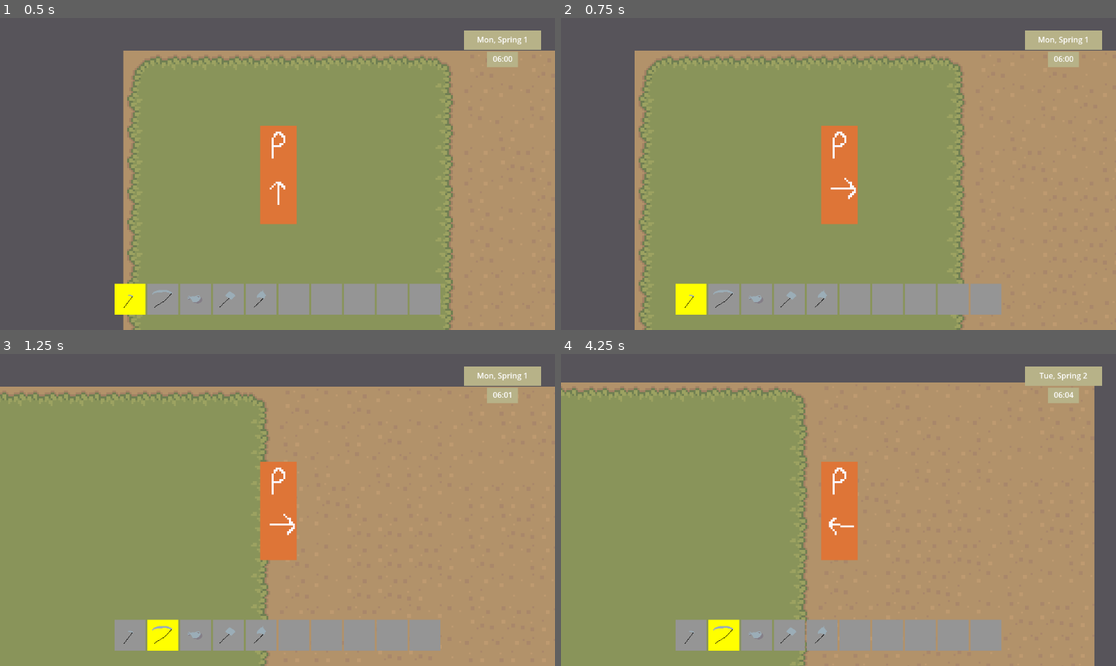
Above: before the commit, frames 1-4 (two rows, left to right).
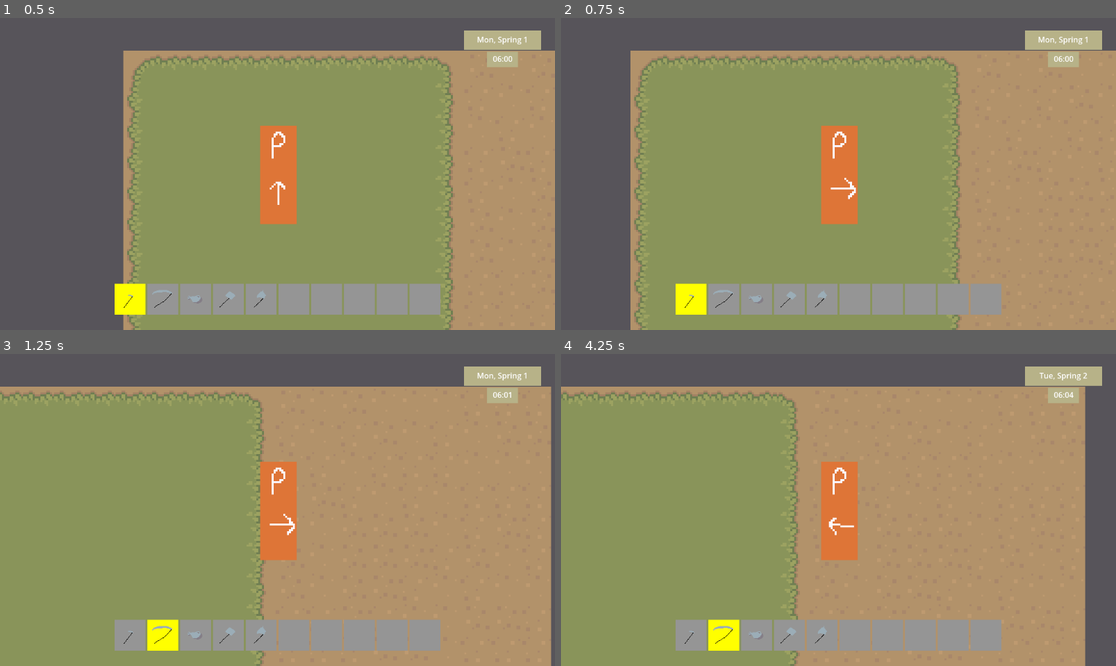
Above: after the commit, the same moments.

Repository: ellis-matthew4/farming-game-framework
Game: Godot game, scene res://scenes/map.tscn
The game is run twice, just before and just after one commit, with the same random seed, the same clock (stepped at 60 frames per second) and the same inputs. The project has no main scene, so this scene is started directly.
Inputs (mouse positions are in pixels of both pictures, inside the frame that each line leads up to):
- Up to frame 1 (0.5 s): no input
- Up to frame 2 (0.75 s): tap Enter at 0.5 s; move the mouse to (960, 158) at 0.52 s; hold D (move_right) from 0.53 s (still down); tap Space (player_interact) at 0.6 s; click (960, 158) at 0.67 s
- Up to frame 3 (1.25 s): keep holding D (move_right); tap Mouse wheel down (ux_mwd) at 0.8 s
- Up to frame 4 (4.25 s): move the mouse to (727, 525) at 1.27 s; release D (move_right) at 1.28 s; hold S (move_down) 1.28-2.03 s; tap Mouse wheel down (ux_mwd) at 1.35, 3.05, 3.6 s; tap Mouse wheel up (ux_mwu) at 1.55, 2.1, 3.8 s; move the mouse to (894, 441) at 2.02 s; hold D (move_right) 2.03-2.78 s; tap Space (player_interact) at 2.3, 2.85 s; move the mouse to (810, 572) at 2.77 s; hold W (move_up) 2.78-3.53 s; click (810, 572) at 2.92 s; move the mouse to (1005, 556) at 3.52 s; hold A (move_left) from 3.53 s (still down); tap Shift (player_cancel) at 4.15 s

Frame 1 is identical in both runs. In frame 2, 3.2% of the frame differs, in the area x 12-73%, y 10-100%; in frame 3, 1.9%; in frame 4, 4.6%, in the area x 0-97%, y 9-100%.
Error after the commit: Invalid access to property or key 'focused_index' on a base object of type 'Control (quick_inventory.gd)'. (res://scripts/player.gd:65)

Commit message:
Implemented Grid and Player Snap

Diff:
--- a/src/scripts/debug.gd
+++ b/src/scripts/debug.gd
@@ -4,7 +4,7 @@
 	_refresh()
 
 func _process_text(hash):
-	var result = ""
+	var result = "fps: " + str(Engine.get_frames_per_second()) + "\n"
 	for key in hash.keys():
 		result += key + ": " + str(hash[key]) + "\n"
 	return result
--- a/src/scripts/globals.gd
+++ b/src/scripts/globals.gd
@@ -13,6 +13,7 @@
 var time_stopped = false
 var day = 0
 var inventory = []
+var map_grid_size = 16
 
 # Instances - Important dynamically-loaded "singletons"
 var player
--- /dev/null
+++ b/src/scripts/grid.gd
@@ -0,0 +1,41 @@
+extends Node
+
+class_name Grid
+
+var rows
+var columns
+var maxv
+
+var i = 1
+
+func _init(r, c):
+	rows = r
+	columns = c
+	maxv = r * c
+
+func get_next():
+	i += 1
+	if i > maxv:
+		i = i - maxv
+	return i
+
+func get_previous():
+	i -= 1
+	if i < 1:
+		i = i + maxv
+	return i
+
+func get_current():
+	return i
+
+func get_next_row():
+	i += columns
+	if i > maxv:
+		i -= maxv
+	return i
+
+func get_previous_row():
+	i -= columns
+	if i < 1:
+		i += maxv
+	return i
--- a/src/scripts/ingame_menu.gd
+++ b/src/scripts/ingame_menu.gd
@@ -1,14 +1,13 @@
 extends Control
 
-enum { UP, DOWN, LEFT, RIGHT }
+enum { UP, DOWN, LEFT, RIGHT, SELF }
 @onready var InventoryGrid = get_node('ColorRect/VBoxContainer/Inventory/VBoxContainer/Grid')
 @onready var MenuSelection = get_node('ColorRect/VBoxContainer/MenuSelection')
 var can_hide = false
-var focused_menu_index = 1
-var focused_inventory_index = 1
 var focused_menu = 0
-var menu_count = 3
 var can_change_focus = true
+var menu_grid = Grid.new(1, 3)
+var inv_grid = Grid.new(Globals.max_inventory_slots / 10, 10)
 
 func _ready():
 	_change_focus_menu(1, 1)
@@ -19,50 +18,48 @@
 	if focused_menu == 0:
 		if Input.is_action_just_pressed("player_interact"):
 			focused_menu = 1
-			if focused_menu_index == 1:
+			if _get_neighbor_menu(SELF) == 1:
 				_change_focus_inventory(1, 1)
 		elif Input.is_action_just_pressed("ux_left"):
-			_change_focus_menu(focused_menu_index, _get_neighbor_menu(LEFT))
+			_change_focus_menu(_get_neighbor_menu(SELF), _get_neighbor_menu(LEFT))
 		elif Input.is_action_just_pressed("ux_right"):
-			_change_focus_menu(focused_menu_index, _get_neighbor_menu(RIGHT))
+			_change_focus_menu(_get_neighbor_menu(SELF), _get_neighbor_menu(RIGHT))
 		elif can_hide and (Input.is_action_just_pressed("ux_menu") or Input.is_action_just_pressed("player_cancel")):
 			Globals.close_menu(self)
 	if focused_menu == 1:
 		if Input.is_action_just_pressed("ux_left"):
-			_change_focus_inventory(focused_inventory_index, _get_neighbor(LEFT))
+			_change_focus_inventory(_get_neighbor(SELF), _get_neighbor(LEFT))
 		elif Input.is_action_just_pressed("ux_right"):
-			_change_focus_inventory(focused_inventory_index, _get_neighbor(RIGHT))
+			_change_focus_inventory(_get_neighbor(SELF), _get_neighbor(RIGHT))
 		elif Input.is_action_just_pressed("ux_up"):
-			_change_focus_inventory(focused_inventory_index, _get_neighbor(UP))
+			_change_focus_inventory(_get_neighbor(SELF), _get_neighbor(UP))
 		elif Input.is_action_just_pressed("ux_down"):
-			_change_focus_inventory(focused_inventory_index, _get_neighbor(DOWN))
+			_change_focus_inventory(_get_neighbor(SELF), _get_neighbor(DOWN))
 		elif Input.is_action_just_pressed("player_cancel"):
 			focused_menu = 0
-			_change_focus_inventory(focused_inventory_index, -1)
+			_change_focus_inventory(_get_neighbor(SELF), -1)
 
 func _get_neighbor(direction):
-	var maxv = Globals.unlocked_inventory_slots
-	var slot_number = focused_inventory_index
 	match(direction):
 		UP:
-			var new = slot_number - 10
-			return new if new > 0 else new + maxv
+			return inv_grid.get_previous_row()
 		DOWN:
-			var new = slot_number + 10
-			return new if new < maxv else new - maxv
+			return inv_grid.get_next_row()
 		LEFT:
-			return slot_number - 1 if slot_number > 1 else maxv
+			return inv_grid.get_previous()
 		RIGHT:
-			return slot_number + 1 if slot_number < maxv else 1
+			return inv_grid.get_next()
+		SELF:
+			return inv_grid.get_current()
 
 func _get_neighbor_menu(direction):
-	var maxv = menu_count
-	var slot_number = focused_menu_index
 	match(direction):
 		LEFT:
-			return slot_number - 1 if slot_number > 1 else maxv
+			return menu_grid.get_previous()
 		RIGHT:
-			return slot_number + 1 if slot_number < maxv else 1
+			return menu_grid.get_next()
+		SELF:
+			return menu_grid.get_current()
 
 func _change_focus_inventory(old, new):
 	if new > Globals.unlocked_inventory_slots or new < 1:
@@ -72,7 +69,6 @@
 		print("ERR: INVALID INDEX _change_focus_inventory")
 	InventoryGrid.get_child(old - 1).color = Color.WHITE
 	InventoryGrid.get_child(new - 1).color = Color.GRAY
-	focused_inventory_index = new
 	_wait_and_reset(0.125)
 
 func _change_focus_menu(old, new):
@@ -93,7 +89,6 @@
 			$ColorRect/VBoxContainer/Inventory.hide()
 			$ColorRect/VBoxContainer/Stats.hide()
 			$ColorRect/VBoxContainer/Friendship.show()
-	focused_menu_index = new
 	_wait_and_reset(0.125)
 
 func _wait_and_reset(timeout):
--- a/src/scripts/pause_menu.gd
+++ b/src/scripts/pause_menu.gd
@@ -1,8 +1,7 @@
 extends Control
 
-var index = 1
-var max_index = 4
 var can_change_focus = true
+var grid = Grid.new(4, 1)
 
 func _ready():
 	get_tree().paused = true
@@ -10,11 +9,13 @@
 
 func _process(delta):
 	if Input.is_action_just_pressed("ux_down"):
+		defocus(_get_current())
 		focus(_get_next(), 0.125)
 	elif Input.is_action_just_pressed("ux_up"):
+		defocus(_get_current())
 		focus(_get_prev(), 0.125)
 	elif Input.is_action_just_pressed("player_interact"):
-		match(index):
+		match(grid.get_current()):
 			1:	# Resume
 				get_tree().paused = false
 				Globals.menuLayer.menu_hide(self)
@@ -24,20 +25,20 @@
 				pass
 			4:	# Load
 				pass
+			_:
+				print("ERR: PauseMenuIndexOutOfBounds: " + str(grid.get_current()))
 
 func _get_next():
-	return get_node("ColorRect/VBoxContainer/ColorRect" + str(index + 1 if index < max_index else 1))
+	return get_node("ColorRect/VBoxContainer/ColorRect" + str(grid.get_next()))
 
 func _get_prev():
-	return get_node("ColorRect/VBoxContainer/ColorRect" + str(index + 1 if index < max_index else 1))
+	return get_node("ColorRect/VBoxContainer/ColorRect" + str(grid.get_previous()))
 
 func _get_current():
-	return get_node("ColorRect/VBoxContainer/ColorRect" + str(index))
+	return get_node("ColorRect/VBoxContainer/ColorRect" + str(grid.get_current()))
 
 func focus(node, timeout):
-	defocus(_get_current())
 	node.color = Color.DARK_GRAY
-	index = int(node.get_name().substr(9, -1))
 	_wait_and_reset(timeout)
 
 func defocus(node):
--- a/src/scripts/player.gd
+++ b/src/scripts/player.gd
@@ -2,6 +2,11 @@
 
 enum DIRS { DOWN, UP, LEFT, RIGHT }
 var facing = DIRS.DOWN
+var vertical = DIRS.DOWN
+var horizontal = DIRS.RIGHT
+var moving = false
+
+var snap = Globals.map_grid_size
 
 func _ready():
 	Globals.player = self
@@ -9,17 +14,6 @@
 
 func _physics_process(delta):
 	if not Globals.movement_blocked:
-		var xdirection = Input.get_axis("move_left", "move_right")
-		if xdirection:
-			velocity.x = xdirection * Globals.WALK_SPEED
-		else:
-			velocity.x = move_toward(velocity.x, 0, Globals.WALK_SPEED)
-		var ydirection = Input.get_axis("move_up", "move_down")
-		if ydirection:
-			velocity.y = ydirection * Globals.WALK_SPEED
-		else:
-			velocity.y = move_toward(velocity.y, 0, Globals.WALK_SPEED)
-
 		if Input.is_action_just_pressed("player_interact"):
 			velocity = Vector2(0,0)
 			_interact()
@@ -32,22 +26,40 @@
 		elif Input.is_action_just_pressed("ux_debug"):
 			Globals.menuLayer.debug_menu()
 
-		_handle_walk_animation()
+		_handle_walk()
 		move_and_slide()
 
-func _handle_walk_animation():
-	if Input.is_action_just_pressed("move_right"):
+func _handle_walk():
+	if Input.is_action_pressed("move_right"):
 		$AnimatedSprite2D.play("right")
+		moving = true
 		facing = DIRS.RIGHT
-	elif Input.is_action_just_pressed("move_left"):
+		horizontal = DIRS.RIGHT
+		velocity = Vector2.RIGHT * Globals.WALK_SPEED
+	elif Input.is_action_pressed("move_left"):
 		$AnimatedSprite2D.play("left")
+		moving = true
 		facing = DIRS.LEFT
-	elif Input.is_action_just_pressed("move_down"):
+		horizontal = DIRS.LEFT
+		velocity = Vector2.LEFT * Globals.WALK_SPEED
+	elif Input.is_action_pressed("move_down"):
 		$AnimatedSprite2D.play("down")
+		moving = true
 		facing = DIRS.DOWN
-	elif Input.is_action_just_pressed("move_up"):
+		vertical = DIRS.DOWN
+		velocity = Vector2.DOWN * Globals.WALK_SPEED
+	elif Input.is_action_pressed("move_up"):
 		$AnimatedSprite2D.play("up")
+		moving = true
 		facing = DIRS.UP
+		vertical = DIRS.UP
+		velocity = Vector2.UP * Globals.WALK_SPEED
+	else:
+		if _snapped():
+			velocity = Vector2(0,0)
+			global_position = _snap()
+		else:
+			velocity = _get_snap_vector() * Globals.WALK_SPEED
 
 func _interact():
 	var slot = Globals.menuLayer.get_node("quick_inventory").focused_index - 1
@@ -60,3 +72,20 @@
 
 func _cancel():
 	pass
+
+func _snapped():
+	return global_position.distance_to(_snap()) < 4
+
+func _get_snap_vector():
+	return global_position.direction_to(_snap())
+
+func _snap():
+	var x = int(global_position.x)
+	var y = int(global_position.y)
+	var x_modifier = 1 if horizontal == DIRS.RIGHT else -1
+	var y_modifier = 1 if vertical == DIRS.DOWN else -1
+	while x % snap != 0 or y % snap != 0:
+		x += x_modifier if x % snap != 0 else 0
+		y += y_modifier if y % snap != 0 else 0
+	print(Vector2(x,y))
+	return Vector2(x,y)
--- a/src/scripts/quick_inventory.gd
+++ b/src/scripts/quick_inventory.gd
@@ -1,6 +1,6 @@
 extends Control
 
-var focused_index = 1
+var grid = Grid.new(1, 10)
 
 func _ready():
 	_populate()
@@ -10,23 +10,27 @@
 	if Globals.can_accept_mw_input:
 		if Globals.keyboard:
 			if Input.is_action_just_released("ux_mwu"):
+				defocus(_get_current())
 				focus(_get_prev(), 0.01)
 			elif Input.is_action_just_released("ux_mwd"):
+				defocus(_get_current())
 				focus(_get_next(), 0.01)
 		else:
 			if Input.is_action_pressed("ux_left"):
+				defocus(_get_current())
 				focus(_get_prev(), 0.125)
 			elif Input.is_action_pressed("ux_right"):
+				defocus(_get_current())
 				focus(_get_next(), 0.125)
 
 func _get_next():
-	return get_node("HBoxContainer/ColorRect" + str(focused_index + 1 if focused_index < 10 else 1))
+	return get_node("HBoxContainer/ColorRect" + str(grid.get_next()))
 
 func _get_prev():
-	return get_node("HBoxContainer/ColorRect" + str(focused_index - 1 if focused_index > 1 else 10))
+	return get_node("HBoxContainer/ColorRect" + str(grid.get_previous()))
 
 func _get_current():
-	return get_node("HBoxContainer/ColorRect" + str(focused_index))
+	return get_node("HBoxContainer/ColorRect" + str(grid.get_current()))
 
 func _populate():
 	var inv = Globals.inventory
@@ -46,9 +50,7 @@
 	Globals.can_accept_mw_input = true
 
 func focus(node, timeout):
-	defocus(_get_current())
 	node.color = Color.YELLOW
-	focused_index = int(node.get_name().substr(9, -1))
 	_wait_and_reset(timeout)
 
 func defocus(node):
